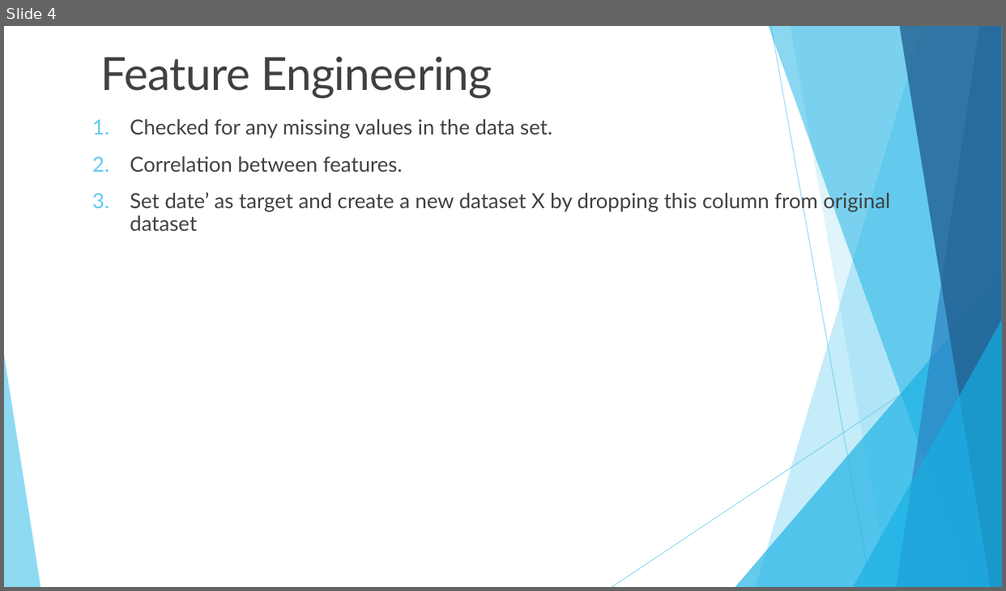
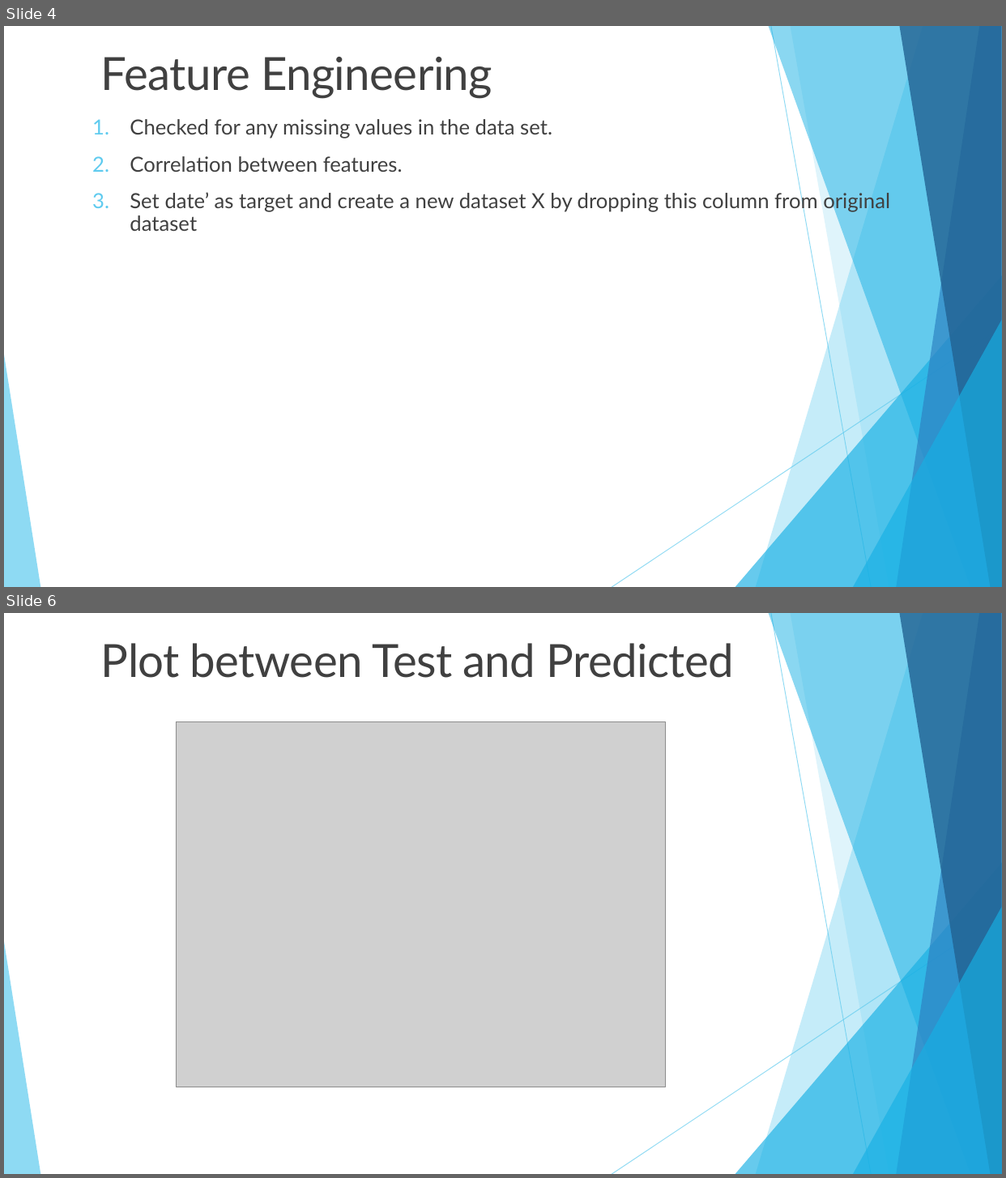
Before and after one commit to NareshPanguluri/WeatherPrediction, a slide deck: Ai_weather_predection.pptx. Shown one above the other, each under a label of ours: slide 4 before the commit, slides 4 and 6 after it; the slides between them are not shown. The pictures are 1006x591 and 1006x1178 pixels, drawn with LibreOffice and Linux fonts; fonts in the diff are those of the drawing; grey boxes stand for pictures. Boxes give left, top, right and bottom in pixels: in the first picture for what was removed or moved away, otherwise in the second. Text is boxed around its words. In the diff, an @@ line names an element or a change of style, - is before the commit and + after.

```diff
--- a/Ai_weather_predection.pptx
+++ b/Ai_weather_predection.pptx
@@ slide 6 added at <box>4,613,1002,1174</box>, background #FFFFFF; not listed: 10 template elements that a slide beside it also shows @@
@@ text added at <box>101,643,734,678</box>, 44 pt, text #404040 @@
+Plot between Test and Predicted
@@ picture added at <box>177,722,665,1087</box> @@
```
Also in this commit, not shown: 2 slides changed, 1 other slide added.
